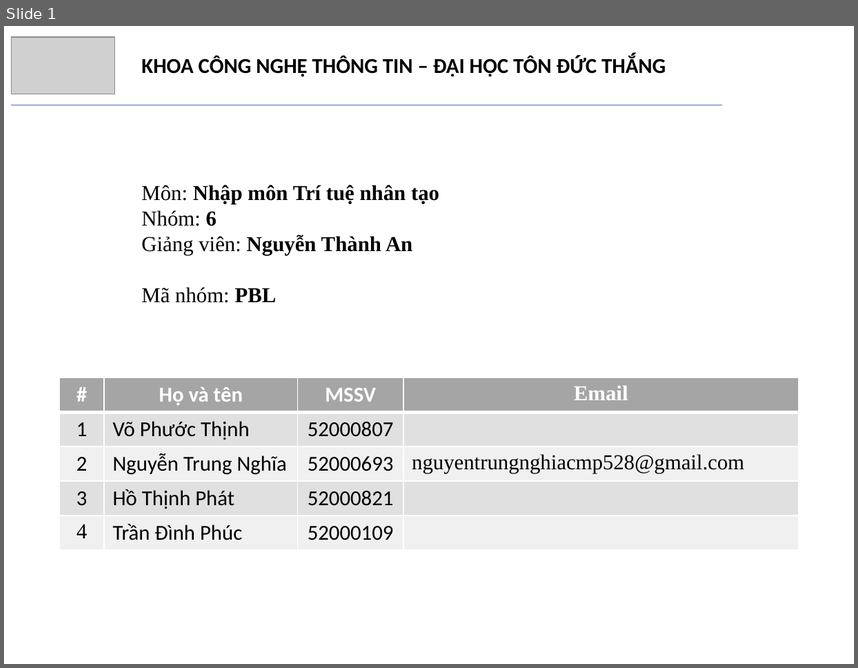
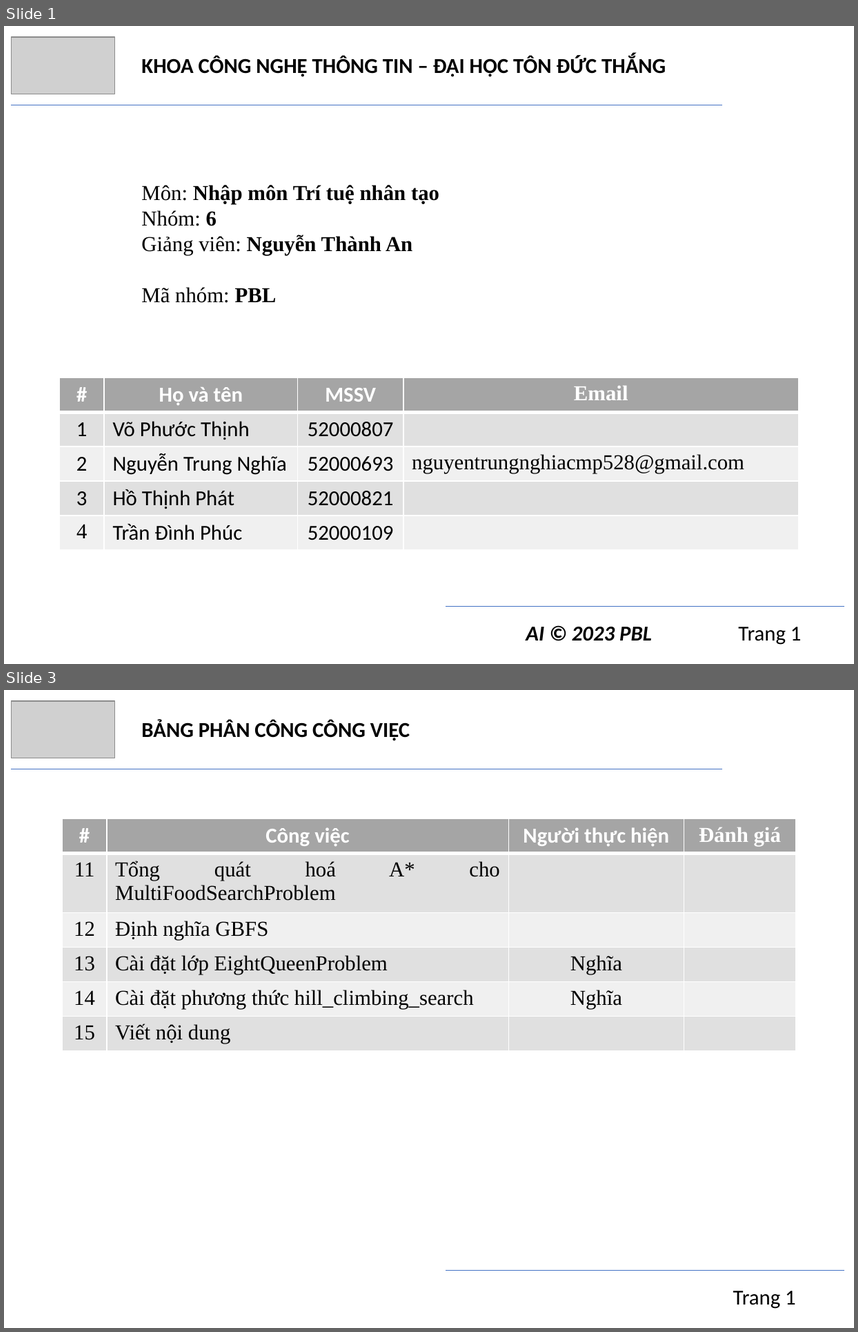
Before and after one commit to trngbro/AI, a slide deck: present/presentation.pptx. Shown one above the other, each under a label of ours: slide 1 before the commit, slides 1 and 3 after it; the slides between them are not shown. The pictures are 858x668 and 858x1332 pixels, drawn with LibreOffice and Linux fonts; fonts in the diff are those of the drawing; grey boxes stand for pictures. Boxes give left, top, right and bottom in pixels: in the first picture for what was removed or moved away, otherwise in the second. Text is boxed around its words. In the diff, an @@ line names an element or a change of style, - is before the commit and + after.

Commit message:
gbfs_heuristic

```diff
--- a/present/presentation.pptx
+++ b/present/presentation.pptx
@@ slide 3 added at [4,690,854,1328], background #FFFFFF @@
@@ picture added at [11,701,114,758] @@
@@ text added at [141,719,410,741], 18 pt, text #000000, bold @@
+BẢNG PHÂN CÔNG CÔNG VIỆC
@@ line added from (11, 769) to (722, 769), #4472C4 0.5 pt @@
@@ table added at [62,818,795,1050], 6 rows, 4 columns @@
+# | Công việc | Người thực hiện | Đánh giá
+11 | Tổng quát hoá A* cho MultiFoodSearchProblem |  | 
+12 | Định nghĩa GBFS |  | 
+13 | Cài đặt lớp EightQueenProblem | Nghĩa | 
+14 | Cài đặt phương thức hill_climbing_search | Nghĩa | 
+15 | Viết nội dung |  | 
@@ line added from (446, 1270) to (844, 1270), #4472C4 0.5 pt @@
@@ text added at [733,1290,796,1308], 18 pt, text #000000 @@
+Trang 1
@@ slide 1 changed as well @@
@@ line added from (446, 606) to (844, 606), #4472C4 0.5 pt @@
@@ text added at [526,626,802,644], 18 pt, text #000000, bold, italic @@
+AI © 2023 PBL Trang 1
```
Also in this commit, not shown: 20 other slides changed, 3 other slides added, 4 other files.
